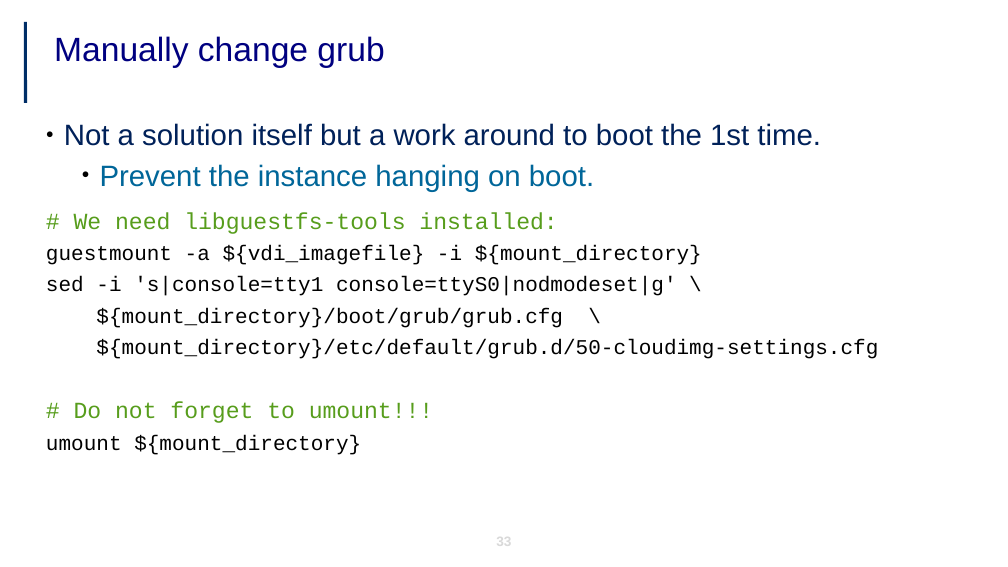
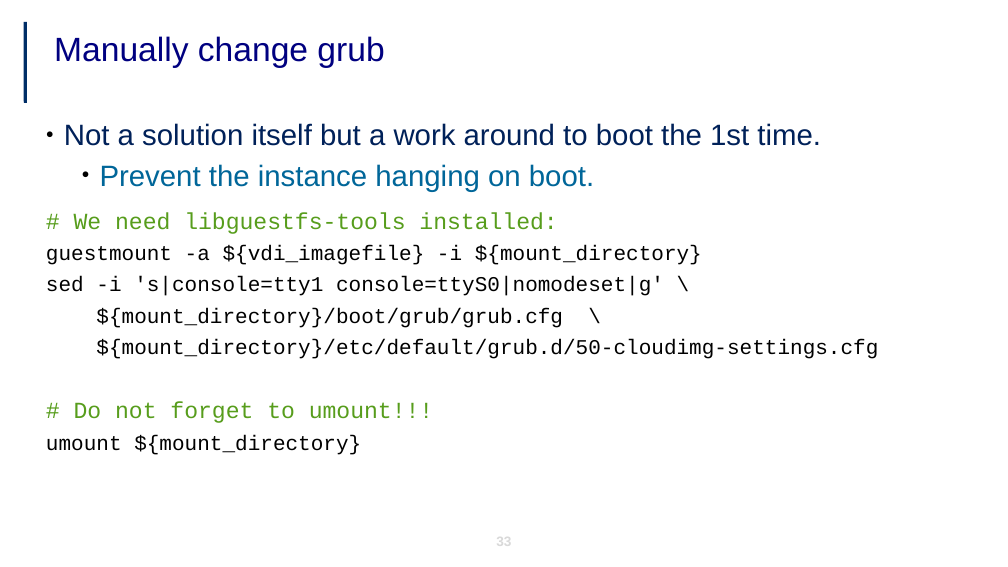
Before and after one commit to jicarretero/SummitMalaga2017, a slide deck: slide 33 of FiwareUtrecht.odp. Drawn at 1008x567 pixels with LibreOffice and Linux fonts; fonts in the diff are those of the drawing; background and template pictures are left out. Boxes give left, top, right and bottom in pixels: in the first picture for what was removed or moved away, otherwise in the second. Text is boxed around its words. In the diff, an @@ line names an element or a change of style, - is before the commit and + after.

Commit message:
Modified ODP file

```diff
--- a/FiwareUtrecht.odp
+++ b/FiwareUtrecht.odp
@@ text at bbox=[46, 276, 664, 296]: text changed @@
-sed -i 's|console=tty1 console=ttyS0|nodmodeset|g' \
+sed -i 's|console=tty1 console=ttyS0|nomodeset|g' \
```
Also in this commit, not shown: 2 other slides changed.
